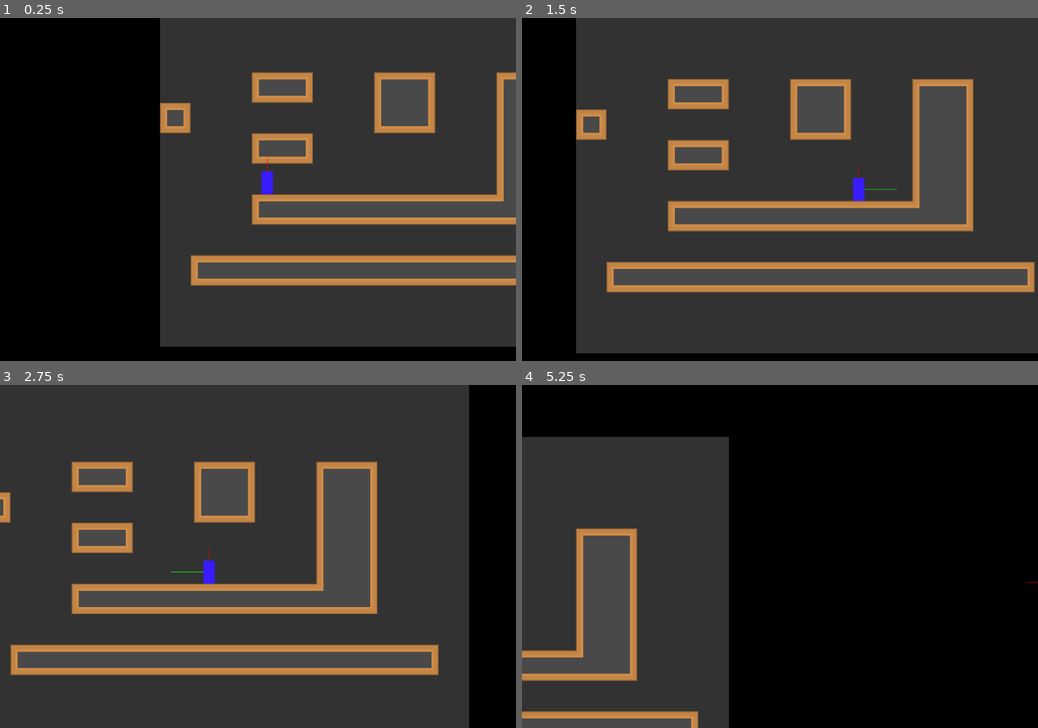
Above: before the commit, frames 1-4 (two rows, left to right).
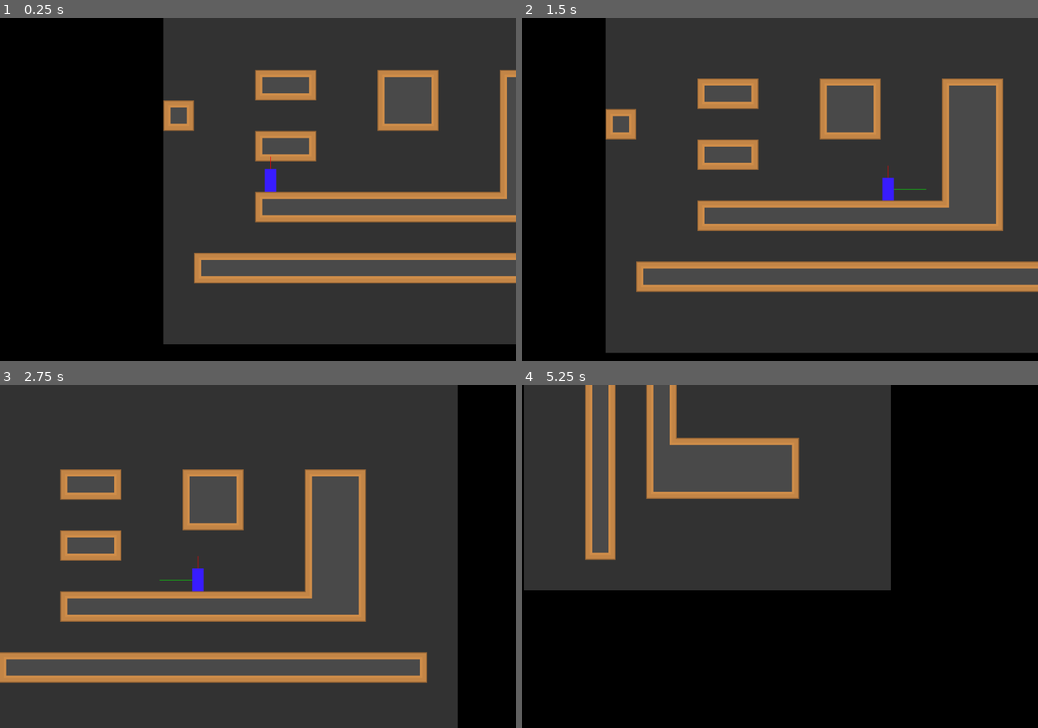
Above: after the commit, the same moments.

Repository: mlange-42/Graviton
Game: Godot game, scene res://scenes/World.tscn
The game is run twice, just before and just after one commit, with the same random seed, the same clock (stepped at 60 frames per second) and the same inputs.
Inputs:
- Up to frame 1 (0.25 s): no input
- Up to frame 2 (1.5 s): hold Shift (dont_stick) 0.53-1.28 s; hold Right (right) from 0.53 s (still down); tap Space (jump) at 0.77 s; tap Shift (dont_stick) at 1.35 s
- Up to frame 3 (2.75 s): tap Space (jump) at 1.52 s; release Right (right) at 2.03 s; hold Left (left) from 2.03 s (still down); hold Shift (dont_stick) from 2.03 s (still down)
- Up to frame 4 (5.25 s): release Left (left) at 2.78 s; release Shift (dont_stick) at 2.78 s; hold Right (right) 2.78-4.28 s; tap Shift (dont_stick) at 2.85, 4.35 s; tap Space (jump) at 3.02, 3.77, 4.52 s; hold Shift (dont_stick) 3.53-4.28 s; hold Left (left) 4.28-5.03 s; hold Right (right) from 5.03 s (still down); hold Shift (dont_stick) from 5.03 s (still down)

The runs differ from the first frame. In frame 1, 8.1% of the frame differs, in the area x 31-100%, y 0-96%; in frame 2, 15%; in frame 3, 21%; in frame 4, 44%, in the area x 0-100%, y 0-100%.

Commit message:
make camera smoothly rotate with player

Diff:
--- a/project.godot
+++ b/project.godot
@@ -18,7 +18,6 @@
 
 window/size/width=1080
 window/size/height=720
-window/stretch/mode="viewport"
 window/stretch/aspect="keep"
 
 [global]
--- a/scenes/World.tscn
+++ b/scenes/World.tscn
@@ -626,7 +626,9 @@
 tile_data = PoolIntArray( -262144, 1, 65542, -262143, 1, 5, -262140, 1, 7, -262139, 1, 8, -262136, 1, 7, -262135, 1, 8, …(528 unchanged characters)…
 
 [node name="Camera2D" type="Camera2D" parent="."]
+rotating = true
 current = true
+smoothing_enabled = true
 script = ExtResource( 4 )
 target_path = NodePath("../Player")
 
--- a/scripts/CameraController.gd
+++ b/scripts/CameraController.gd
@@ -10,3 +10,8 @@
 
 func _process(delta):
 	position = lerp(position, target.position, 2.0 * delta)
+
+	var angle = target.rotation_degrees - rotation_degrees
+	angle = fmod(angle + 180, 360) - 180
+
+	self.rotation_degrees += min(angle, 180 * delta) if angle > 0 else max(angle, -180 * delta)
--- a/scripts/Player.gd
+++ b/scripts/Player.gd
@@ -60,6 +60,7 @@
 	update()
 
 func check_rotation():
+	# Do not apply physics and input during corner moves
 	if not self.is_on_floor():
 		return
 
